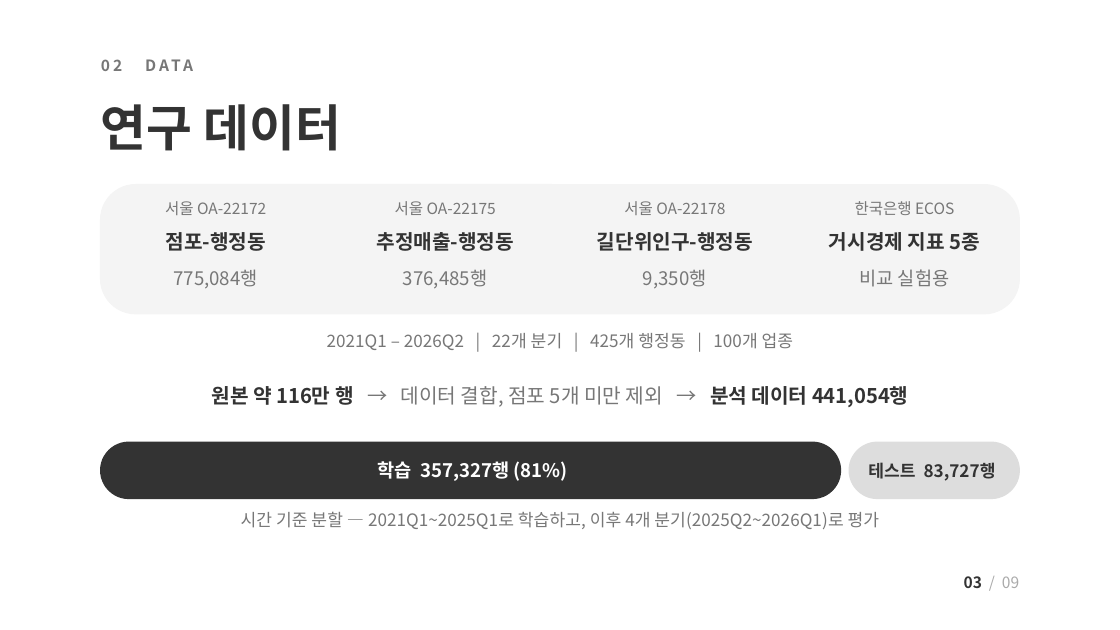
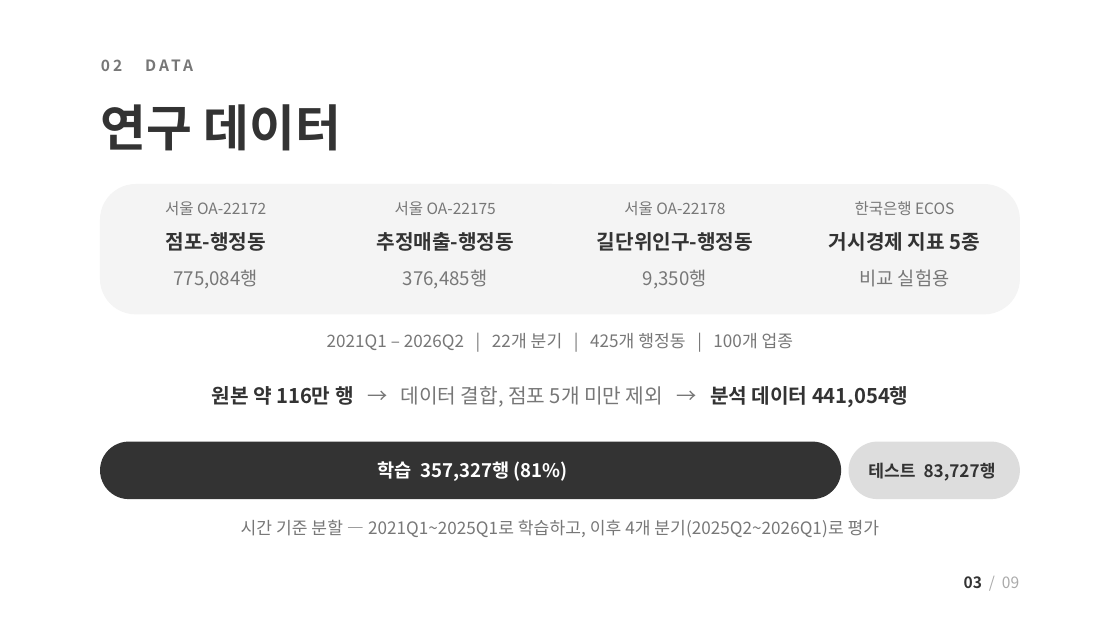
Before and after one commit to JungUihyun/biz-risk-predictor, a slide deck: slide 3 of docs/presentation/biz-risk-predictor_mid2_public.pptx. Drawn at 1120x630 pixels with LibreOffice and Linux fonts; fonts in the diff are those of the drawing. Boxes give left, top, right and bottom in pixels: in the first picture for what was removed or moved away, otherwise in the second. Text is boxed around its words. In the diff, an @@ line names an element or a change of style, - is before the commit and + after.

```diff
--- a/docs/presentation/biz-risk-predictor_mid2_public.pptx
+++ b/docs/presentation/biz-risk-predictor_mid2_public.pptx
@@ text "시간 기준 분할 — 2021Q1~2025Q1로 ...": place and size @@
-text "시간 기준 분할 — 2021Q1~2025Q1로 ..." at box(241, 511, 880, 529)
+text "시간 기준 분할 — 2021Q1~2025Q1로 ..." at box(241, 519, 880, 537)
```
Also in this commit, not shown: 6 other slides changed.
